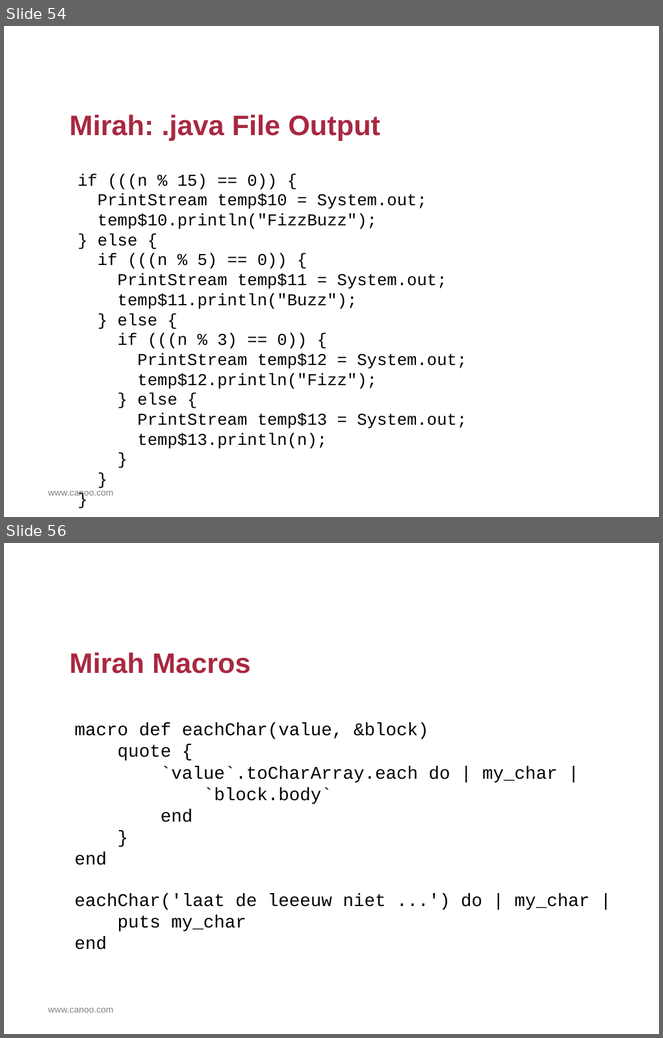
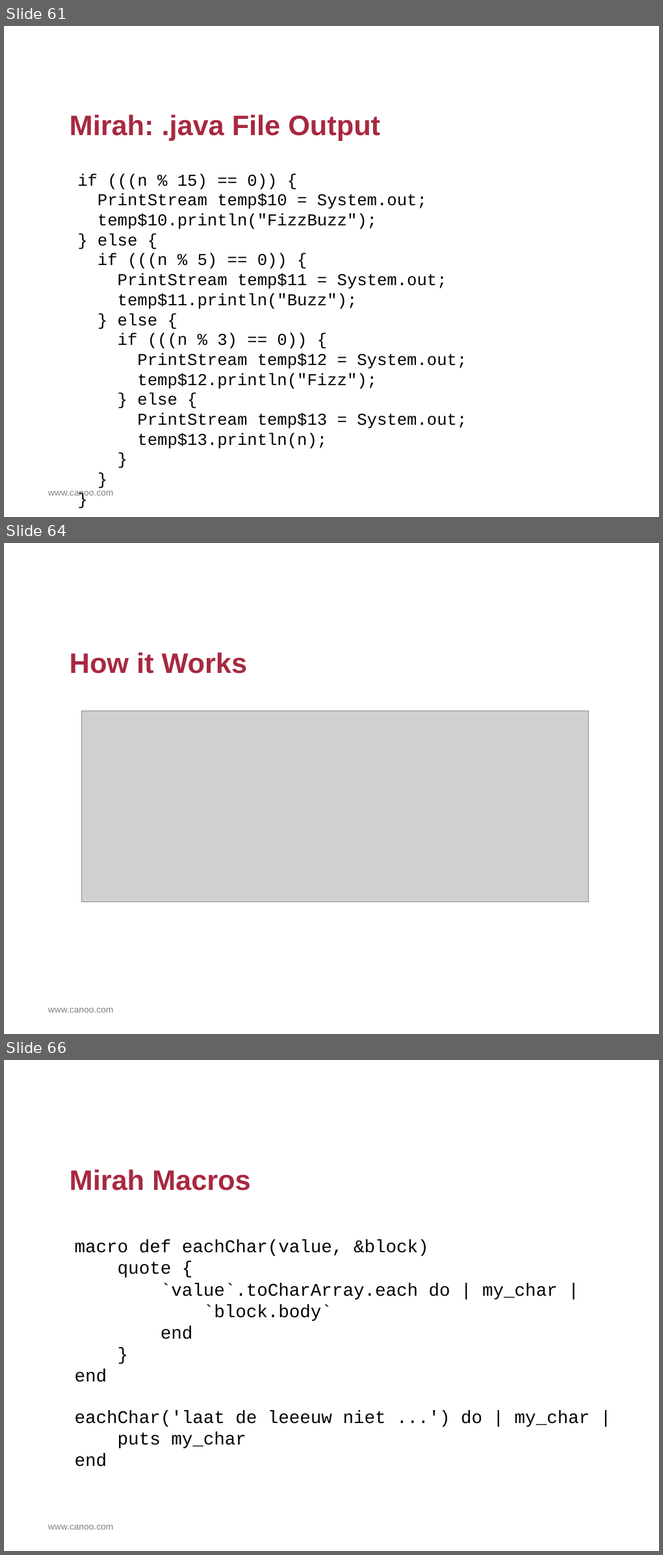
Before and after one commit to HamletDRC/presentations, a slide deck: asttransformations/AstTransformations.odp. Shown one above the other, each under a label of ours: slides 54 and 56 before the commit, slides 61, 64 and 66 after it; the slides between them are not shown. The pictures are 663x1038 and 663x1555 pixels, drawn with LibreOffice and Linux fonts; fonts in the diff are those of the drawing; grey boxes stand for pictures; background and template pictures are left out. Boxes give left, top, right and bottom in pixels: in the first picture for what was removed or moved away, otherwise in the second. Text is boxed around its words. In the diff, an @@ line names an element or a change of style, - is before the commit and + after.

```diff
--- a/asttransformations/AstTransformations.odp
+++ b/asttransformations/AstTransformations.odp
@@ slide 64 added at <box>4,543,659,1034</box>, background #FFFFFF; not listed: 1 template element that a slide beside it also shows @@
@@ title added at <box>70,652,248,674</box>, 44 pt, text #A82840, bold @@
+How it Works
@@ picture added at <box>82,711,589,901</box> @@
@@ what was slide 54 is now slide 61 @@
@@ what was slide 56 is now slide 66 @@
```
Also in this commit, not shown: 5 slides changed, 14 other slides added, 6 slides removed, 10 other files.
